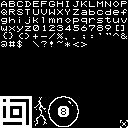
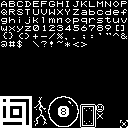
Layers edited between the first and the second 128px x 128px image:
painted on "others" over 80, 104, 104, 128
